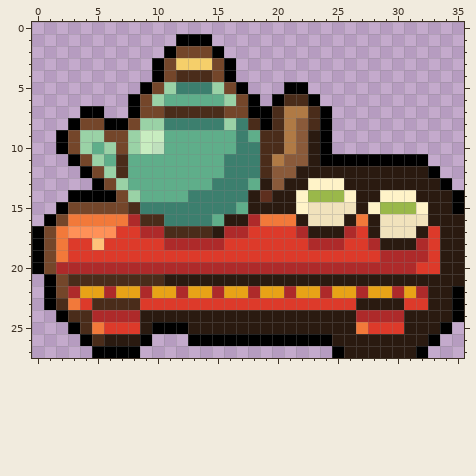
Two versions of one pixel-art file, aseprite-source/catfish/art22/out/cf-pet-tea_tray.aseprite. This is how it looked before the edit.
36x28 pixels, 1 frame.
The result:
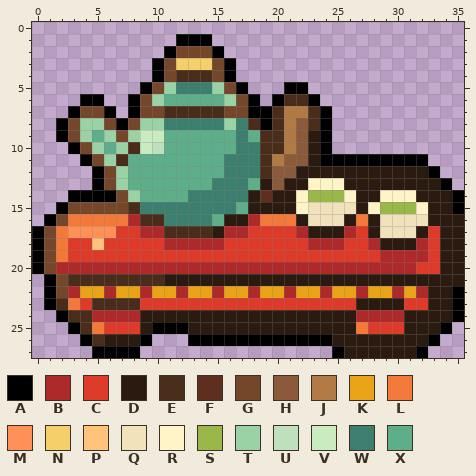
Palette (. is transparent): A #000000  B #ae2a2a  C #dd3a2a  D #2a1a10  E #4a2c1a  F #5e2f1e  G #74462a  H #8a5a3a  J #b07a45  K #e8a317  L #f2793a  M #ff9158  N #f5cf6a  P #ffc27a  Q #f1e2bc  R #fff3c8  S #9ab84a  T #9ad2a6  U #bfe0bd  V #c8ecc0  W #3c7f6e  X #5fae8a
Log entry: Cat Fish pet shops: CB items, work in progress
What changed:
y 6: x 4..5 .. -> AA
y 7: x 3..6 .AA. -> AGGA
y 8: x 2..6 .AGGA -> AGTTG
y 9: x 5..6 TG -> XT
y 10: x 2..8 AGTXTGT -> .AGTXTE
y 11: x 3..6 AGTX -> .AGT
y 12: x 4..7 AGTE -> .AGT
Where, in picture pixels (left, top, right, bottom), the same in both pictures:
changed: (56, 94, 140, 178)
